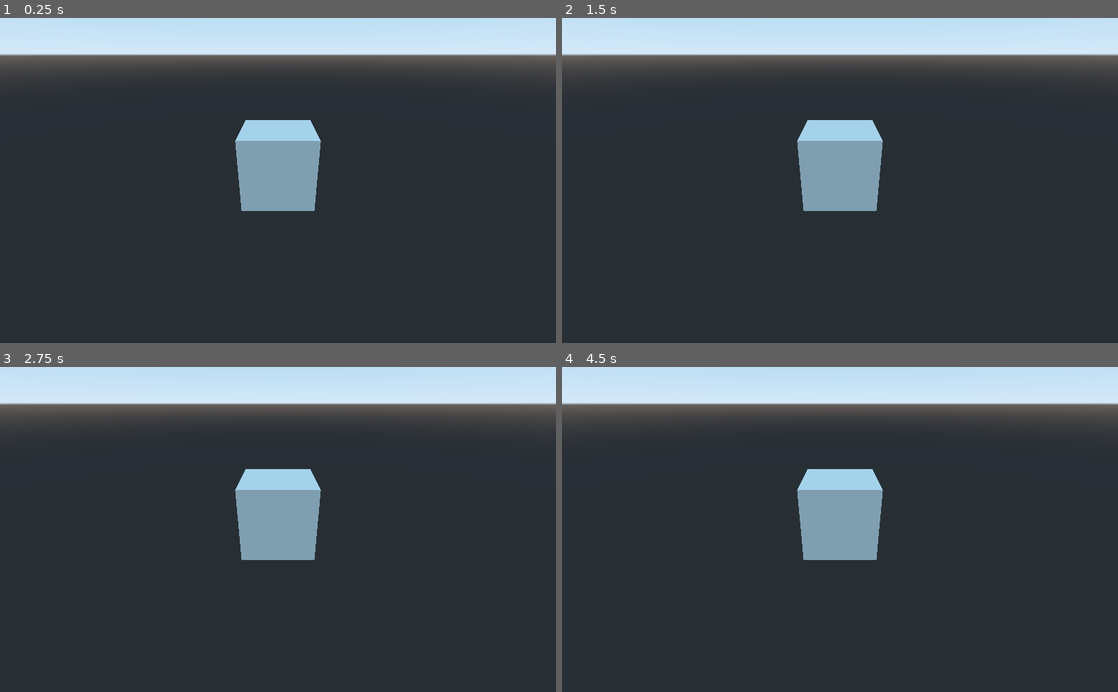
Above: before the commit, frames 1-4 (two rows, left to right).
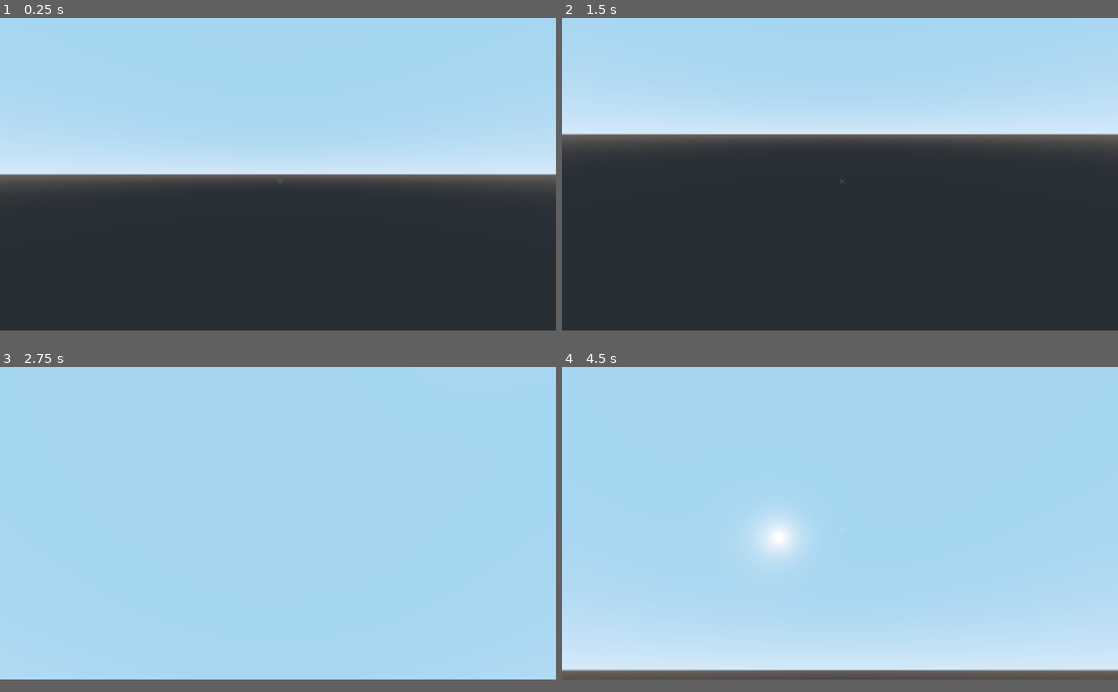
Above: after the commit, the same moments.

Repository: r0nk/sillas_homeworld
Game: Godot game, scene res://main.tscn
The game is run twice, just before and just after one commit, with the same random seed, the same clock (stepped at 60 frames per second) and the same inputs.
Inputs (mouse positions are in pixels of both pictures, inside the frame that each line leads up to):
- Up to frame 1 (0.25 s): no input
- Up to frame 2 (1.5 s): tap Enter at 0.5, 0.6 s; move the mouse to (962, 164) at 0.52 s; hold D (movement_right, bound only after the commit) 0.53-1.28 s; tap Space at 1.25 s; move the mouse to (728, 196) at 1.27 s; hold S (movement_backward, bound only after the commit) from 1.28 s (still down); tap Backspace at 1.35 s
- Up to frame 3 (2.75 s): move the mouse to (333, 458) at 2.02 s; release S (movement_backward, bound only after the commit) at 2.03 s; hold D (movement_right, bound only after the commit) from 2.03 s (still down); tap Enter at 2.1 s
- Up to frame 4 (4.5 s): tap Enter at 2.75, 3.6, 4.25 s; move the mouse to (812, 594) at 2.77 s; release D (movement_right, bound only after the commit) at 2.78 s; hold W (movement_forward, bound only after the commit) 2.78-3.53 s; tap Backspace at 2.85, 4.35 s; tap Space at 3.5 s; move the mouse to (1006, 578) at 3.52 s; hold A (movement_left, bound only after the commit) from 3.53 s (still down); move the mouse to (673, 480) at 4.27 s
In our replay, the window is 800x468 before the commit and 800x450 after it. These sizes can differ from the game's own. Grey fills any space a smaller window leaves; there, only what the larger window draws over its background counts as a difference.

The runs differ from the first frame. In frame 1, 51% of the frame differs, in the area x 0-100%, y 0-60%; in frame 2, 41%; in frame 3, 95%; in frame 4, 95%, in the area x 0-100%, y 0-97%.

Commit message:
player movement working

Diff:
--- a/main.tscn
+++ b/main.tscn
@@ -1,7 +1,8 @@
-[gd_scene load_steps=3 format=2]
+[gd_scene load_steps=4 format=2]
 
 [ext_resource path="res://terminal.gd" type="Script" id=1]
 [ext_resource path="res://theme.tres" type="Theme" id=2]
+[ext_resource path="res://player.tscn" type="PackedScene" id=3]
 
 [node name="3D" type="Spatial"]
 
@@ -32,5 +33,5 @@
 
 [node name="CSGBox" type="CSGBox" parent="."]
 
-[node name="Camera" type="Camera" parent="."]
-transform = Transform( 1, 0, 0, 0, 0.879017, 0.476791, 0, -0.476791, 0.879017, 0, 2.77959, 6.20421 )
+[node name="player" parent="." instance=ExtResource( 3 )]
+transform = Transform( 1, 0, 0, 0, 1, 0, 0, 0, 1, -4.18554, 0, 0 )
--- a/player.gd
+++ b/player.gd
@@ -20,7 +20,8 @@
 # Called when the node enters the scene tree for the first time.
 func _ready():
 	Input.set_mouse_mode(Input.MOUSE_MODE_CAPTURED)
-	#if not $camera/gun.gun_already_visible():
+	$camera/HUD/crosshair.rect_position = get_viewport().size/2
+
 
 func _input(event):
 	if event is InputEventMouseMotion:
@@ -66,30 +67,18 @@
 		if not is_on_floor():
 			$jump_sfx.play()
 		gravity_vector=Vector3(0,10,0)
-	input_direction = 20*input_direction.normalized().rotated(Vector3.UP,$camera.rotation.y)
-
-
-func update_power(delta):
-	power = 0
-	var speed = abs((input_direction+velocity+gravity_vector).length()-10)
-	power += demon*speed
-	power += juke_power
-	juke_power=clamp(juke_power-delta,0,100)
-	$power_light.light_energy=power/4
-
+	input_direction = 10*input_direction.normalized().rotated(Vector3.UP,$camera.rotation.y)
 
 # Called every frame. 'delta' is the elapsed time since the previous frame.
 func _process(delta):
 	if dead:
 		return
 	process_input(delta)
-	move_and_slide(input_direction+velocity+gravity_vector,Vector3.UP)
+#	move_and_slide(input_direction+velocity+gravity_vector,Vector3.UP)
+	move_and_slide(input_direction+velocity,Vector3.UP)
 	if is_on_floor():
 		gravity_vector=-get_floor_normal()*10
 		velocity*=1-(delta)
 	else:
 		gravity_vector.y-=delta*20
 		velocity*=1-(delta*0.5)
-	if(translation.y<-4):
-		hurt(100)
-	update_power(delta)
--- a/player.tscn
+++ b/player.tscn
@@ -20,7 +20,6 @@
 [node name="player" type="KinematicBody" groups=[
 "player",
 ]]
-transform = Transform( 1, 0, 0, 0, 1, 0, 0, 0, 1, 13.4537, 3.11909, 0.935257 )
 script = ExtResource( 1 )
 
 [node name="camera" type="Camera" parent="."]
@@ -54,34 +53,12 @@
 "_edit_use_anchors_": false
 }
 
-[node name="health" type="RichTextLabel" parent="camera/HUD"]
-margin_left = 10.0
-margin_top = 1002.0
-margin_right = 298.0
-margin_bottom = 1068.0
-custom_fonts/normal_font = SubResource( 2 )
-text = "HEALTH: 100"
-__meta__ = {
-"_edit_use_anchors_": false
-}
-
 [node name="undercross" type="RichTextLabel" parent="camera/HUD"]
 margin_left = 735.0
 margin_top = 574.0
 margin_right = 1188.0
 margin_bottom = 797.0
 custom_fonts/normal_font = SubResource( 2 )
-__meta__ = {
-"_edit_use_anchors_": false
-}
-
-[node name="ammo" type="RichTextLabel" parent="camera/HUD"]
-margin_left = 1613.05
-margin_top = 994.865
-margin_right = 1901.05
-margin_bottom = 1060.86
-custom_fonts/normal_font = SubResource( 2 )
-text = "AMMO: 50"
 __meta__ = {
 "_edit_use_anchors_": false
 }
--- a/project.godot
+++ b/project.godot
@@ -14,6 +14,39 @@
 run/main_scene="res://main.tscn"
 config/icon="res://icon.png"
 
+[display]
+
+window/size/width=2560
+window/size/height=1440
+
+[global]
+
+resolu=false
+resolution=false
+
+[input]
+
+movement_forward={
+"deadzone": 0.5,
+"events": [ Object(InputEventKey,"resource_local_to_scene":false,"resource_name":"","device":0,"alt":false,"shift":false,"control":false,"meta":false,"command":false,"pressed":false,"scancode":87,"unicode":0,"echo":false,"script":null)
+ ]
+}
+movement_backward={
+"deadzone": 0.5,
+"events": [ Object(InputEventKey,"resource_local_to_scene":false,"resource_name":"","device":0,"alt":false,"shift":false,"control":false,"meta":false,"command":false,"pressed":false,"scancode":83,"unicode":0,"echo":false,"script":null)
+ ]
+}
+movement_right={
+"deadzone": 0.5,
+"events": [ Object(InputEventKey,"resource_local_to_scene":false,"resource_name":"","device":0,"alt":false,"shift":false,"control":false,"meta":false,"command":false,"pressed":false,"scancode":68,"unicode":0,"echo":false,"script":null)
+ ]
+}
+movement_left={
+"deadzone": 0.5,
+"events": [ Object(InputEventKey,"resource_local_to_scene":false,"resource_name":"","device":0,"alt":false,"shift":false,"control":false,"meta":false,"command":false,"pressed":false,"scancode":65,"unicode":0,"echo":false,"script":null)
+ ]
+}
+
 [physics]
 
 common/enable_pause_aware_picking=true
